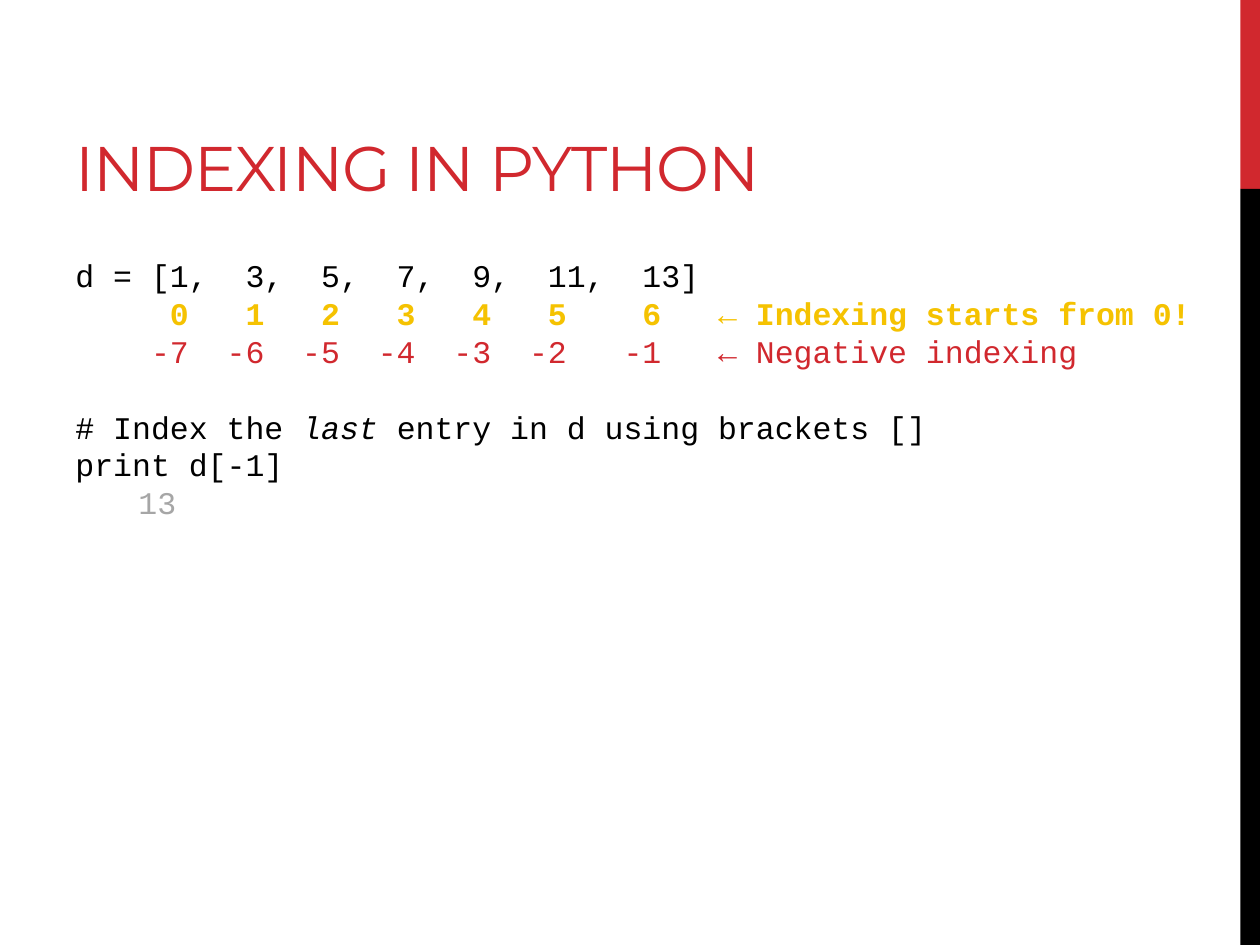
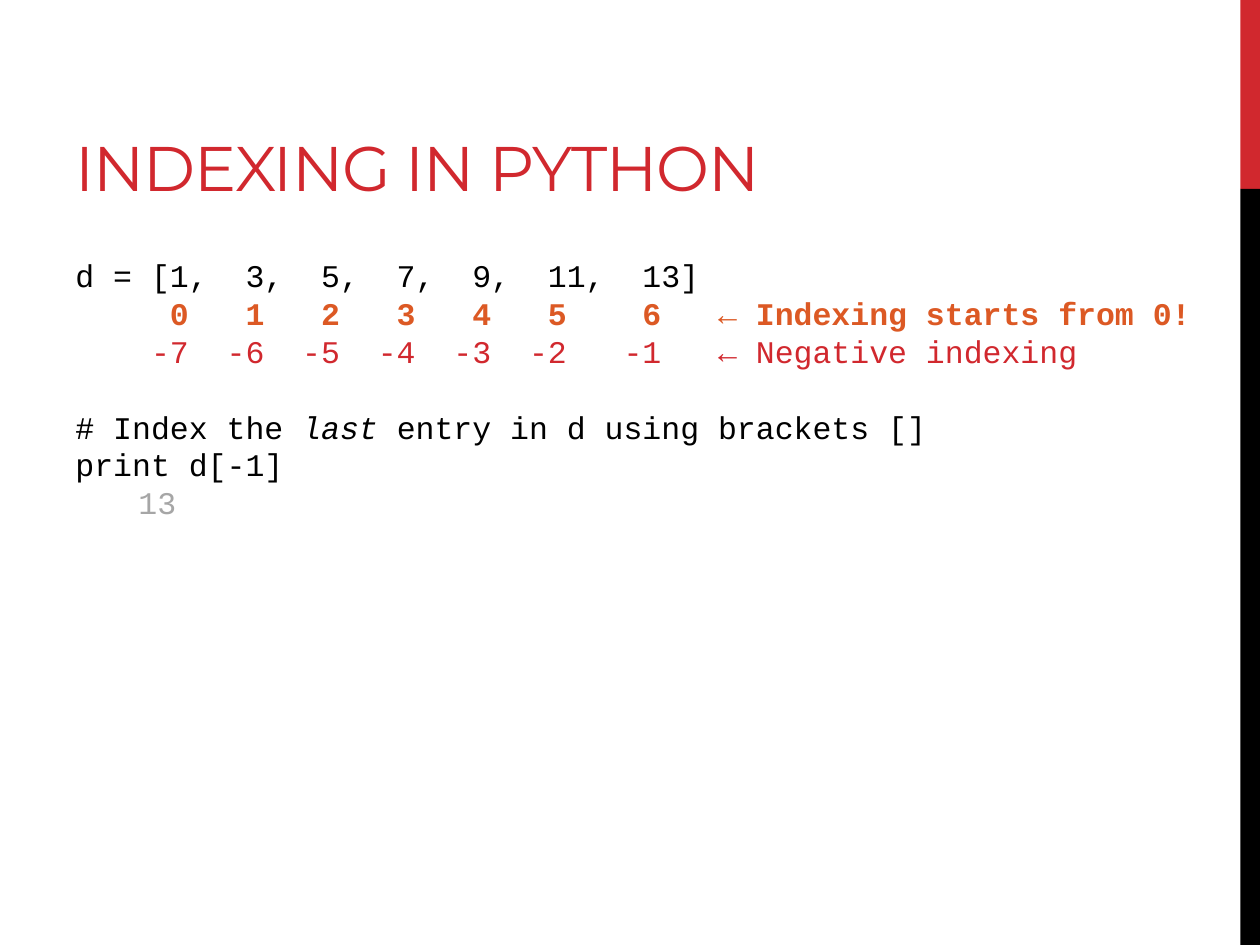
Before and after one commit to BjornFJohansson/ccbb_bigdata2015_python, a slide deck: slide 54 of slides/slides_day1.pptx (slide 53 before the commit). Drawn at 1260x945 pixels with LibreOffice and Linux fonts; fonts in the diff are those of the drawing. Boxes give left, top, right and bottom in pixels: in the first picture for what was removed or moved away, otherwise in the second. Text is boxed around its words. In the diff, an @@ line names an element or a change of style, - is before the commit and + after.

```diff
--- a/slides/slides_day1.pptx
+++ b/slides/slides_day1.pptx
@@ text at bbox=[170, 302, 1191, 332]: text colour #F5C201 to #DC5924 in "0 1 2 3 4 5 6 ..." @@
```
Also in this commit, not shown: 6 other slides changed, 4 slides added, 1 slide removed, 1 other file.
